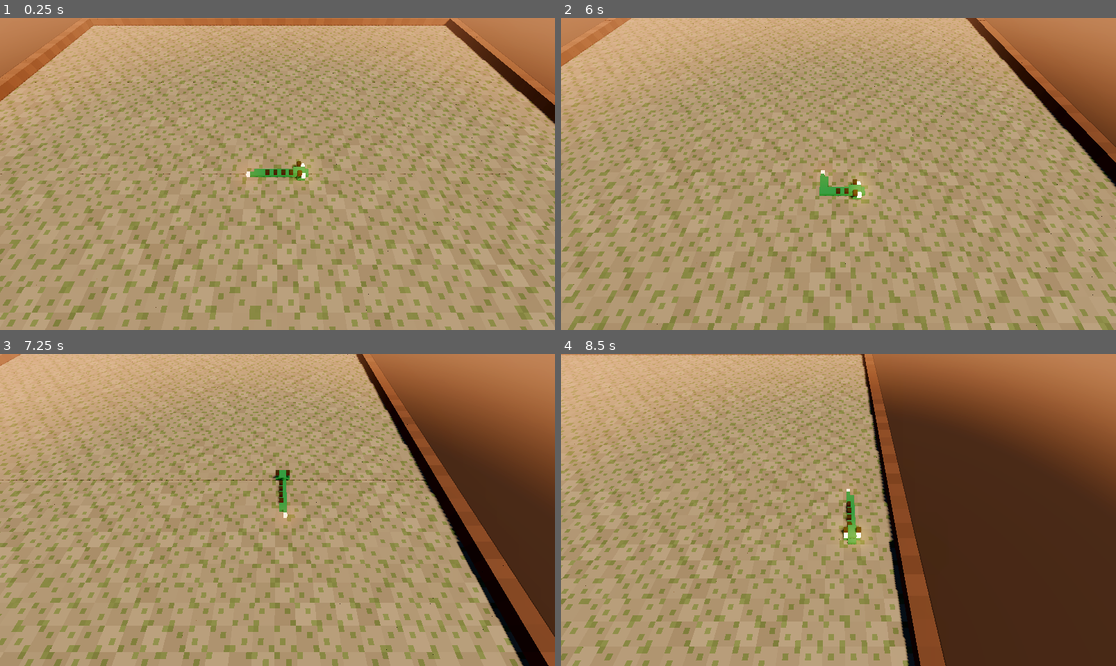
Above: before the commit, frames 1-4 (two rows, left to right).
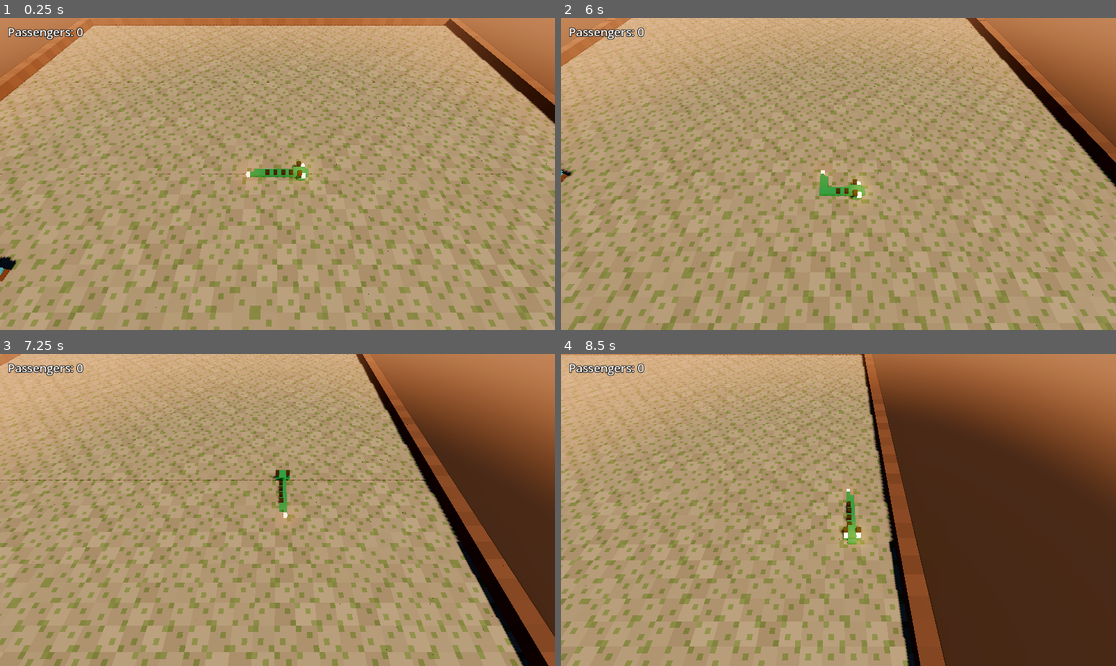
Above: after the commit, the same moments.

Repository: piuscst/D4-Template
Game: Godot game, scene res://main.tscn
Two runs of this game, one before a commit and one after it. Both use one fixed random seed, a clock stepped at 60 frames per second and the inputs below.
Inputs:
- Up to frame 1 (0.25 s): no input
- Up to frame 2 (6 s): hold Right (ui_right) 0.53-1.28 s; hold Down (ui_down) 1.28-2.03 s; hold Right (ui_right) 2.03-2.78 s; hold Up (ui_up) 2.78-3.53 s; hold Left (ui_left) 3.53-5.03 s; hold Down (ui_down) 5.03-5.78 s; hold Right (ui_right) from 5.78 s (still down)
- Up to frame 3 (7.25 s): release Right (ui_right) at 6.53 s; hold Up (ui_up) from 6.53 s (still down)
- Up to frame 4 (8.5 s): release Up (ui_up) at 7.28 s; hold Right (ui_right) 7.28-8.03 s; hold Down (ui_down) from 8.03 s (still down)

The runs differ from the first frame. In frame 1, 0.5% of the frame differs, in the area x 0-16%, y 2-85%; in frame 2, 0.4%; in frame 3, 0.3%; in frame 4, 0.3%.

Commit message:
[Step 1] Add passenger pickups and score

Diff:
--- a/app/main.gd
+++ b/app/main.gd
@@ -16,13 +16,24 @@
 var meshes := {}  # kit piece name -> Mesh, shared by everything that shows it (Flyweight)
 var segments: Array[MeshInstance3D] = []
 var camera := Camera3D.new()
+var passenger := MeshInstance3D.new()
+var score_label := Label.new()
 var _clock := 0.0
 
 
 func _ready() -> void:
 	meshes = Stage.load_kit()
 	_build_stage()
-	_draw_dragon()
+	passenger.mesh = meshes["passenger"]
+	add_child(passenger)
+	var hud := CanvasLayer.new()
+	add_child(hud)
+	hud.add_child(score_label)
+	score_label.position = Vector2(16, 12)
+	score_label.add_theme_font_size_override("font_size", 24)
+	score_label.add_theme_color_override("font_outline_color", Color.BLACK)
+	score_label.add_theme_constant_override("outline_size", 5)
+	_draw_session()
 
 
 ## Input arrives as events, so even a tap shorter than one frame is never missed.
@@ -37,7 +48,7 @@
 	while _clock >= TICK_SECONDS:
 		_clock -= TICK_SECONDS
 		session.tick()
-		_draw_dragon()
+		_draw_session()
 	_follow(delta)
 
 
@@ -53,6 +64,14 @@
 	var target := _center(session.dragon.body[0]) + CAMERA_OFFSET
 	camera.position = camera.position.lerp(target, 1 - exp(-3 * delta))
 	camera.look_at(camera.position - CAMERA_OFFSET)
+
+
+func _draw_session() -> void:
+	passenger.visible = session.passenger_cell != Session.NO_PASSENGER
+	if passenger.visible:
+		passenger.position = _center(session.passenger_cell)
+	score_label.text = "Passengers: %d" % session.score
+	_draw_dragon()
 
 
 func _draw_dragon() -> void:
--- a/core/session.gd
+++ b/core/session.gd
@@ -4,17 +4,39 @@
 class_name Session
 extends RefCounted
 
+const NO_PASSENGER := Vector2i(-1, -1)
+
 var board: Board
 var dragon: Dragon
+var passenger_cell := NO_PASSENGER
+var score := 0
+var _rng := RandomNumberGenerator.new()
 
 
-func _init(grid_size: Vector2i) -> void:
+func _init(grid_size: Vector2i, passenger_seed := 1) -> void:
 	board = Board.bordered(grid_size)
 	dragon = Dragon.new(grid_size)
+	_rng.seed = passenger_seed
+	_place_passenger()
 
 
-## One step of the rules. TODO for D4: food, growth, and collisions with the dragon's
-## own body and with solid tiles (board.is_solid). Each needs the dragon and something
-## else, which is why they go here rather than in Dragon.tick.
 func tick() -> void:
+	var old_tail: Vector2i = dragon.body.back()
 	dragon.tick()
+	if dragon.body[0] == passenger_cell:
+		dragon.body.append(old_tail)
+		score += 1
+		_place_passenger()
+
+
+func _place_passenger() -> void:
+	var free_cells: Array[Vector2i] = []
+	for x in board.size.x:
+		for y in board.size.y:
+			var cell := Vector2i(x, y)
+			if not board.is_solid(cell) and not dragon.body.has(cell):
+				free_cells.append(cell)
+
+	passenger_cell = NO_PASSENGER
+	if not free_cells.is_empty():
+		passenger_cell = free_cells[_rng.randi_range(0, free_cells.size() - 1)]
--- a/tests/session_test.gd
+++ b/tests/session_test.gd
@@ -11,3 +11,26 @@
 	var session := Session.new(Vector2i(10, 10))
 	assert_true(session.board.is_solid(Vector2i(0, 0)))
 	assert_true(not session.board.is_solid(session.dragon.body[0]))
+
+
+func test_collecting_a_passenger_adds_a_carriage_and_a_point() -> void:
+	var session := Session.new(Vector2i(10, 10))
+	var length := session.dragon.body.size()
+	var old_tail: Vector2i = session.dragon.body.back()
+	session.passenger_cell = Vector2i(6, 5)
+	session.tick()
+	assert_eq(session.dragon.body.size(), length + 1)
+	assert_eq(session.dragon.body.back(), old_tail)
+	assert_eq(session.score, 1)
+	assert_true(not session.dragon.body.has(session.passenger_cell))
+	assert_true(not session.board.is_solid(session.passenger_cell))
+
+
+func test_no_passenger_spawns_when_all_floor_cells_are_taken() -> void:
+	var session := Session.new(Vector2i(10, 10))
+	session.passenger_cell = Vector2i(6, 5)
+	for cell in session.board.tiles:
+		if cell != session.passenger_cell and not session.dragon.body.has(cell):
+			session.board.tiles[cell] = "wall"
+	session.tick()
+	assert_eq(session.passenger_cell, Session.NO_PASSENGER)
Binary file changed: art/dragon_kit.glb
Not shown, changed: DESIGN.md
